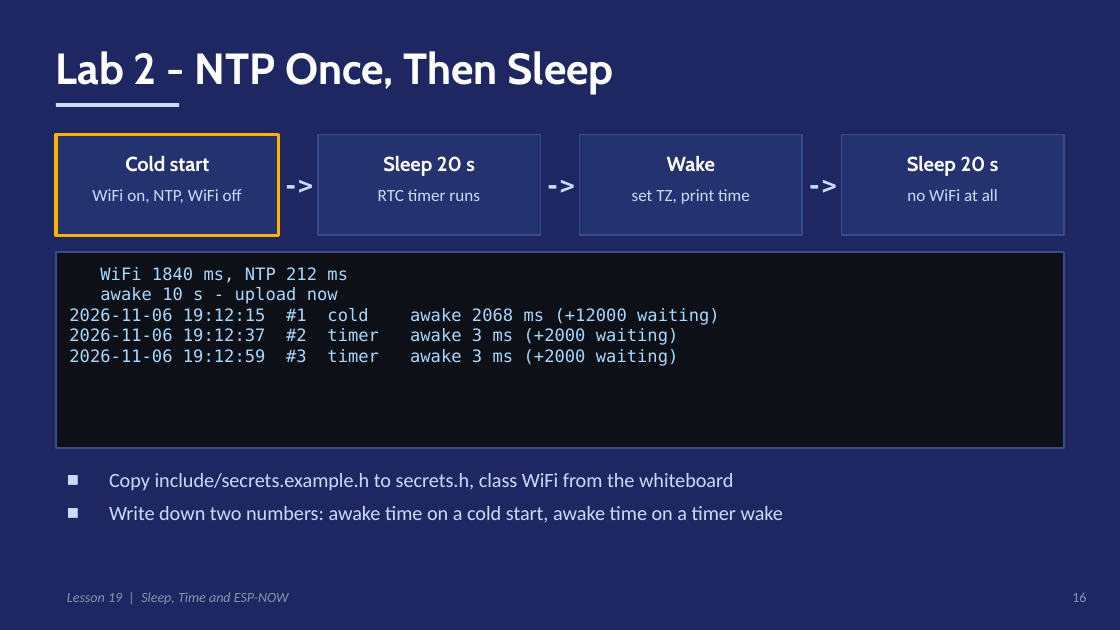
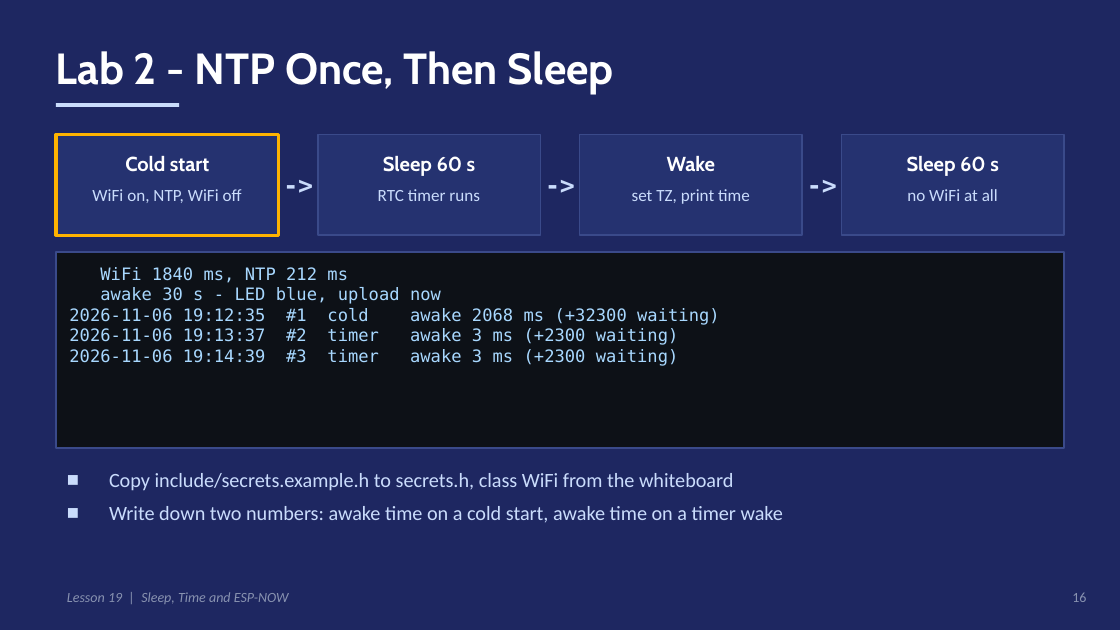
Before and after one commit to Anaga/embedded_cpp_2026_autumn, a slide deck: slide 16 of M4_L19/slides/lesson19.pptx. Drawn at 1120x630 pixels with LibreOffice and Linux fonts; fonts in the diff are those of the drawing. Boxes give left, top, right and bottom in pixels: in the first picture for what was removed or moved away, otherwise in the second. Text is boxed around its words. In the diff, an @@ line names an element or a change of style, - is before the commit and + after.

```diff
--- a/M4_L19/slides/lesson19.pptx
+++ b/M4_L19/slides/lesson19.pptx
@@ text at (383, 156, 476, 176): text changed @@
-Sleep 20 s
+Sleep 60 s
@@ text at (907, 156, 999, 176): text changed @@
-Sleep 20 s
+Sleep 60 s
@@ text at (69, 287, 720, 366): text changed @@
-awake 10 s - upload now
-2026-11-06 19:12:15 #1 cold awake 2068 ms (+12000 waiting)
-2026-11-06 19:12:37 #2 timer awake 3 ms (+2000 waiting)
-2026-11-06 19:12:59 #3 timer awake 3 ms (+2000 waiting)
+awake 30 s - LED blue, upload now
+2026-11-06 19:12:35 #1 cold awake 2068 ms (+32300 waiting)
+2026-11-06 19:13:37 #2 timer awake 3 ms (+2300 waiting)
+2026-11-06 19:14:39 #3 timer awake 3 ms (+2300 waiting)
```
Also in this commit, not shown: 4 other slides changed, 13 other files.
